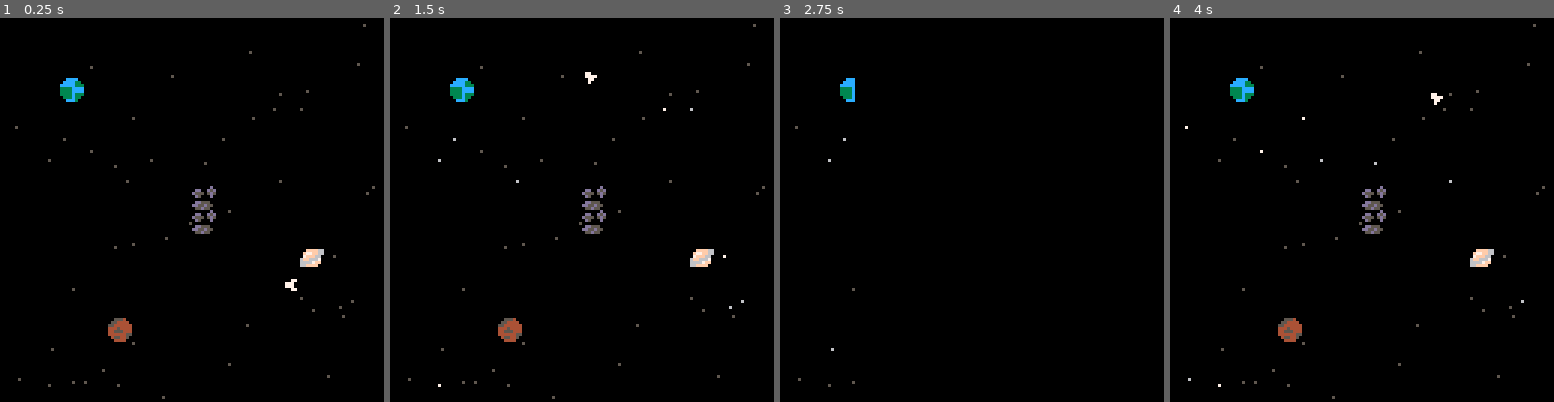
Above: before the commit, frames 1-4 (left to right).
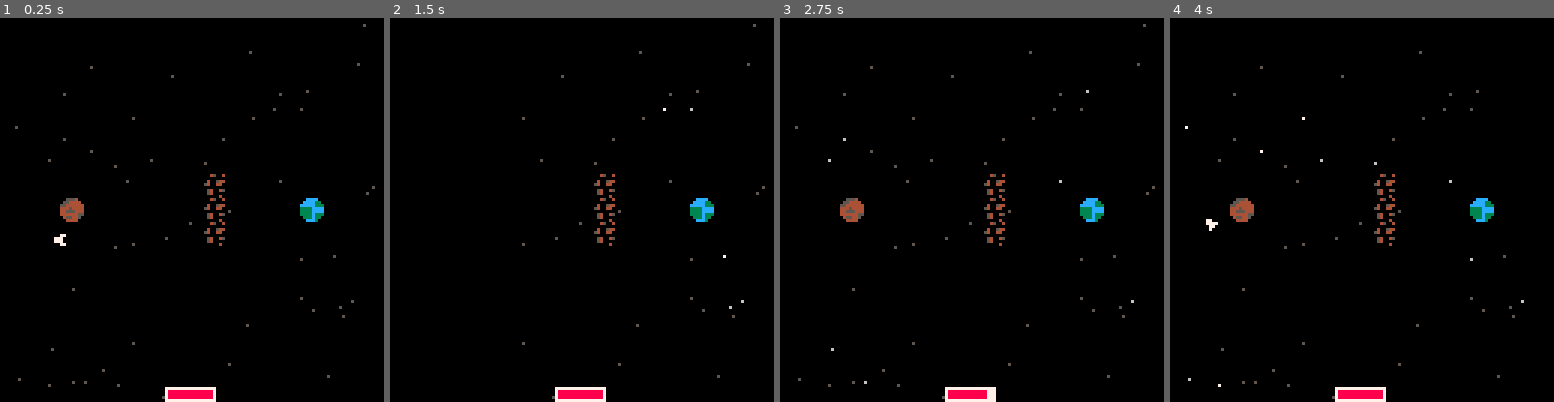
Above: after the commit, the same moments.

Repository: JEPPSER/pico-8
Game: PICO-8 cartridge cominghome/cominghome.p8
The game is run twice, just before and just after one commit, with the same random seed, the same clock (stepped at 60 frames per second) and the same inputs.
Inputs:
- Up to frame 1 (0.25 s): no input
- Up to frame 2 (1.5 s): tap O (Z key) at 0.33, 0.7, 1.43 s; tap X (X key) at 1.07 s
- Up to frame 3 (2.75 s): hold Left 1.97-2.37 s; tap X (X key) at 2.07, 2.4, 2.73 s; tap O (Z key) at 2.22 s
- Up to frame 4 (4 s): hold Right 2.87-3.53 s; tap X (X key) at 3.07, 3.4, 3.73 s; tap O (Z key) at 3.1, 3.98 s

The runs differ from the first frame. In frame 1, 2.8% of the frame differs, in the area x 14-85%, y 15-100%; in frame 2, 2.5%; in frame 3, 1.9%; in frame 4, 2.8%, in the area x 9-98%, y 1-100%.

Commit message:
Implements shooting and side thrusting

Diff:
--- a/cominghome/cominghome.p8
+++ b/cominghome/cominghome.p8
@@ -11,15 +11,18 @@
 	explosion = nil
 
 	map_setup()
+	//music(0)
 
 	levels={}
 	levels[1]=level_1()
 	levels[2]=level_2()
+	levels[3]=level_3()
+	levels[4]=level_4()
 
 	planets={}
 	asteroids={}
 
-	level_index = 0
+	level_index = 3
 
 	stars={}
 	for i=1,50 do
@@ -69,7 +72,13 @@
 		draw_particle_explosion(explosion)
 	end
 
+	draw_fuel()
 	draw_fade()
+end
+
+function draw_fuel()
+	rectfill(127/2-8,127-4,127/2+8,127,7)
+	rectfill(127/2-7,127-3,127/2-7+14*s.fuel,127-1,8)
 end
 
 function draw_fade()
@@ -161,6 +170,46 @@
 	level.asteroids = asteroids
 	return level
 end
+
+function level_3()
+	planets={}
+	planets[1]=make_planet(13,15,1)
+	planets[2]=make_planet(3,13,2)
+	planets[3]=make_planet(13,6,3)
+	planets[4]=make_planet(4,4,4)
+
+	asteroids={}
+	asteroids[1]=make_asteroid(9,2)
+	asteroids[2]=make_asteroid(9,7)
+	asteroids[3]=make_asteroid(6,8)
+	asteroids[4]=make_asteroid(7,8)
+	asteroids[5]=make_asteroid(3,10)
+	asteroids[6]=make_asteroid(4,10)
+	asteroids[7]=make_asteroid(12,12)
+	asteroids[8]=make_asteroid(13,12)
+	asteroids[9]=make_asteroid(14,12)
+
+	level={}
+	level.planets = planets
+	level.asteroids = asteroids
+	return level
+end
+
+function level_4()
+	planets={}
+	planets[1]=make_planet(13,8,1)
+	planets[2]=make_planet(3,8,2)
+
+	asteroids={}
+	asteroids[1]=make_asteroid(9,7,true)
+	asteroids[2]=make_asteroid(9,8,true)
+	asteroids[3]=make_asteroid(9,9,true)
+
+	level={}
+	level.planets = planets
+	level.asteroids = asteroids
+	return level
+end
 -->8
 function make_ship()
 	s={}
@@ -189,9 +238,28 @@
 
 function asteroid_collision()
 	for key,value in pairs(asteroids) do
-		dist = distance(value.x,value.y,s.x,s.y)
-		if (dist < 1) then
-			return key
+		if (not value.broken) then
+			shot_1_dist = distance(value.x,value.y,s.shots[1].x,s.shots[1].y)
+			shot_2_dist = distance(value.x,value.y,s.shots[2].x,s.shots[2].y)
+			if (shot_1_dist < 0.7 or shot_2_dist < 0.7) then
+				if (value.breakable and s.shots[2].x != 0) then
+					value.broken = true
+					explosion = make_particle_explosion(value.x,value.y,50)
+				else
+					if (shot_1_dist < 0.7) then
+						s.shots[1].x = 64
+						s.shots[1].y = 64
+					else
+						s.shots[2].x = 64
+						s.shots[2].y = 64
+					end
+				end
+			end
+
+			dist = distance(value.x,value.y,s.x,s.y)
+			if (dist < 1) then
+				return key
+			end
 		end
 	end
 	return -1
@@ -201,14 +269,22 @@
 	s.x=planets[count(planets)].x + 1
  s.y=planets[count(planets)].y + 1
 	s.sprite=5
-	s.angle=3.14
-	s.speed=0.25
+	s.angle=1
+	s.speed=0.2
 	s.planet=-1
+	s.fuel=1
+	s.thrust_direction=0
  s.cooldown=0
  s.death_timer=0
  s.direction=1
  s.last_x=s.x
  s.last_y=s.y
+ s.shots={}
+ s.shots[1]={x=64,y=64,angle=1,speed=0.75}
+ s.shots[2]={x=64,y=64,angle=1,speed=0.75}
+	for key,value in pairs(asteroids) do
+		value.broken = false
+	end
 end
 
 function calc_angle(direction)
@@ -265,6 +341,38 @@
   s.cooldown = 1
  end
 
+ s.thrust_direction=0
+ if (s.planet == -1) then
+ 	if (s.fuel > 0) then
+ 		if (btn(0)) then
+ 			s.angle -= 0.005
+ 			s.fuel -= 0.03
+ 			s.thrust_direction=1
+	 	end
+ 		if (btn(1)) then
+ 			s.angle += 0.005
+ 			s.fuel -= 0.03
+ 			s.thrust_direction=-1
+ 		end
+ 	else
+ 		s.fuel = 0
+ 	end
+ end
+
+ s.angle = normalize_angle(s.angle)
+
+ if (btnp(5) and s.shots[1].x == 64 and s.shots[2].x == 64) then
+ 	s.shots[1].x = s.x
+ 	s.shots[1].y = s.y
+ 	s.shots[1].angle = s.angle + 0.05
+ 	s.shots[2].x = s.x
+ 	s.shots[2].y = s.y
+ 	s.shots[2].angle = s.angle - 0.05
+ end
+
+ update_shot(s.shots[1])
+ update_shot(s.shots[2])
+
 	s.x = s.x + s.speed * cos(s.angle)
 	s.y = s.y - s.speed * sin(s.angle)
 
@@ -280,9 +388,36 @@
 	end
 end
 
+function update_shot(s)
+	if (s.x != 64) then
+ 	s.x = s.x + s.speed * cos(s.angle)
+ 	s.y = s.y - s.speed * sin(s.angle)
+ 	if (s.x > 16 or s.x < 0 or s.y < 0 or s.y > 16) then
+ 		s.x = 64
+ 		s.y = 64
+ 	end
+ end
+end
+
 function draw_ship()
+	if (s.thrust_direction != 0) then
+		a = s.angle + 0.4 * s.thrust_direction
+		x2 = s.x + cos(a) * 0.6
+		y2 = s.y - sin(a) * 0.6
+		line(s.x*8,s.y*8,x2*8,y2*8,9)
+	end
+
  s.sprite = 18 + flr(8 * s.angle)
 	spr(s.sprite,(s.x*8) - 2,(s.y*8) - 2,0.5,0.5)
+
+	draw_shot(s.shots[1])
+	draw_shot(s.shots[2])
+end
+
+function draw_shot(shot)
+	x2 = shot.x + cos(shot.angle)
+	y2 = shot.y - sin(shot.angle)
+	line(shot.x*8,shot.y*8,x2*8,y2*8,8)
 end
 
 
@@ -304,18 +439,22 @@
 	spr(p.sprite,p.x*8 - 4,p.y*8 - 4)
 end
 
-function make_asteroid(x,y)
+function make_asteroid(x,y,breakable)
 	a={}
 	a.x=x
 	a.y=y
-	a.sprite=26
 	a.width=1
 	a.height=1
+	a.breakable=breakable
+	a.broken=false
+	a.sprite=a.breakable and 27 or 26
 	return a
 end
 
 function draw_asteroid(a)
-	spr(a.sprite,a.x*8,a.y*8)
+	if (not a.broken) then
+		spr(a.sprite,a.x*8-4,a.y*8-4)
+	end
 end
 
 function make_star()
@@ -424,140 +563,148 @@
 007007003333c3334444445566667ff0666dd6dd0777700077777770000770000777777700077770007770007777777700077700000000000000000000000000
 000000000333c3300455445066ffff000d6ddd607777000000007777000770007777000000007777007700007777777700007700000000000000000000000000
 0000000000ccc300004444000000000000d6dd007770000000000077000770007700000000000777007700007700007700007700000000000000000000000000
-77000070007777007700000000700000700700000700000000770000770000000770000000770000000000d00000000000000000000000000000000000000000
+77000070007777007700000000700000700700000700000000770000770000000770000000770000000000d00045004000000000000000000000000000000000
 077707707770777707770000077000007777000007700000777000007777000007700000777700000dd00d5d0000000000000000000000000000000000000000
-07777777777007700777000077770000077000007777000077700000077000007777000007700000d55505d50000000000000000000000000000000000000000
-770000770077070077000000007700000770000077000000007700000700000070070000007000000d5000d00000000000000000000000000000000000000000
+07777777777007700777000077770000077000007777000077700000077000007777000007700000d55505d50400544000000000000000000000000000000000
+770000770077070077000000007700000770000077000000007700000700000070070000007000000d5000d05400440000000000000000000000000000000000
 70070700077000770000000000000000000000000000000000000000000000000000000000000000000000000000000000000000000000000000000000000000
-777707700770777700000000000000000000000000000000000000000000000000000000000000000dd555000000000000000000000000000000000000000000
-07707777777707700000000000000000000000000000000000000000000000000000000000000000dd55d5500000000000000000000000000000000000000000
-07707700700700700000000000000000000000000000000000000000000000000000000000000000055d55000000000000000000000000000000000000000000
-…(129 lines of a section not shown)…
+777707700770777700000000000000000000000000000000000000000000000000000000000000000dd555000540045000000000000000000000000000000000
+07707777777707700000000000000000000000000000000000000000000000000000000000000000dd55d5500540000000000000000000000000000000000000
+07707700700700700000000000000000000000000000000000000000000000000000000000000000055d55000000040000000000000000000000000000000000
+…(137 lines of a section not shown)…
Not shown, changed: the thumbnail (__label__) section of cominghome/cominghome.p8
Not shown, changed: the music (__music__) section of cominghome/cominghome.p8
Not shown, changed: the sound effects (__sfx__) section of cominghome/cominghome.p8
